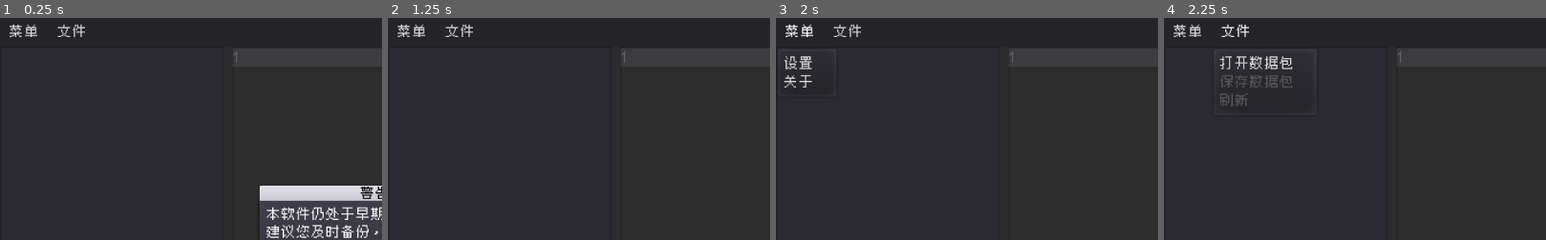
Above: before the commit, frames 1-4 (left to right).
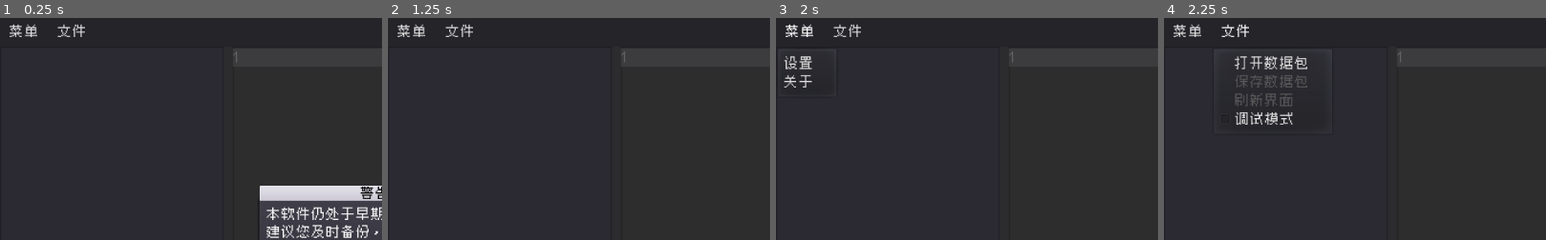
Above: after the commit, the same moments.

Repository: gufandf/MC-Command-Timeline-Editor
Game: Godot game, scene res://cte.tscn
Two runs of this game, one before a commit and one after it. Both use one fixed random seed, a clock stepped at 60 frames per second and the inputs below.
Inputs:
- Up to frame 1 (0.25 s): no input
- Up to frame 2 (1.25 s): click "OK" at 0.5 s
- Up to frame 3 (2 s): click "菜单" at 1.25 s
- Up to frame 4 (2.25 s): click "文件" at 2 s
The pictures show only the part of the screen within x 0-50%, y 0-50%; the shares and areas given below are measured in that part.

Frames 1-3 are identical in both runs. In frame 4, 2.1% of the frame differs, in the area x 14-38%, y 17-49%.

Commit message:
debugMode

Diff:
--- a/cte.tscn
+++ b/cte.tscn
@@ -53,7 +53,7 @@
 margin_right = 128.0
 custom_styles/focus = SubResource( 6 )
 text = "文件"
-items = [ "打开数据包", null, 0, false, false, 0, 0, null, "", false, "保存数据包", null, 0, false, true, 1, 0, null, "", false, "刷新", null, 0, false, true, 2, 0, null, "", false ]
+items = [ "打开数据包", null, 0, false, false, 0, 0, null, "", false, "保存数据包", null, 0, false, true, 1, 0, null, "", false, "刷新界面", null, 0, false, true, 2, 0, null, "", false, "调试模式", null, 1, false, false, 3, 0, null, "", false ]
 switch_on_hover = true
 
 [node name="MenuButtonDebug" type="MenuButton" parent="topbar"]
--- a/gd/CTE.gd
+++ b/gd/CTE.gd
@@ -18,6 +18,8 @@
 onready var addAnimButton = $workspace/HSplitContainer/list/animList/addAnim
 onready var deleAnimButton = $workspace/HSplitContainer/list/animList/deleAnim
 onready var editFrameTick = $workspace/HSplitContainer/list/frameList/frameTick
+
+var debugMode = false
 
 var root = ""
 var FuncRoot = ""
@@ -66,7 +68,6 @@
 		$settings.popup()
 	if id == 1:
 		$about.popup()
-
 # file
 func _file_id_pressed(id):
 	if id == 0:
@@ -78,13 +79,9 @@
 		if root != "":
 			allAnimData = {}
 			loadData(root+"/pack.mcmeta")
-
-## 设置
-#func _on_settings_pressed():
-#	$settings.popup()
-## 关于
-#func _on_about_pressed():
-#	$about.popup()
+	if id == 3:
+		$topbar/MenuButtonFile.get_popup().toggle_item_checked(3)
+		debugMode = $topbar/MenuButtonFile.get_popup().is_item_checked(3)
 
 # debug
 func _debug_pressed(id):
@@ -176,6 +173,7 @@
 		print("发现动画:",animName)
 		print("\t动画原点:",animPos)
 		var file = readFile(framesRoot+"/"+animName+"/_play_frames.mcfunction")
+		#从play-frames中找到所有帧文件的路径
 		for codeLine in file.split("\n",false):
 			var frameName = codeLine.split("/",false)[-1]
 			var tick = tickRegex.search(codeLine).get_string().split("=")[1]
@@ -183,11 +181,15 @@
 				var frameData = readFile(framesRoot+"/"+animName+"/"+frameName+".mcfunction")
 				allAnimData[animName]["frames"][frameName] = {}
 				allAnimData[animName]["frames"][frameName]["tick"] = int(tick)
+				print(frameData.split("\n",false))
+				if "[调试][CTE]" in frameData:
+					print(frameData.split("\n",false).remove(-1))
+					frameData = PoolStringArray(frameData.split("\n").remove(-1))
 				allAnimData[animName]["frames"][frameName]["command"] = frameData
 				print("\t包含帧:",frameName)
 	loadAnimList()
 
-
+#保存数据包
 func saveData():
 	var lastFrameTime
 	var playRoot = FuncRoot+"/_play"
@@ -212,7 +214,10 @@
 			if lastFrameTime < allAnimData[animName]["frames"][frameName]["tick"]:
 				lastFrameTime = allAnimData[animName]["frames"][frameName]["tick"]
 			_play_frames += 'execute if entity @s[scores={animFrames=%s}] run function cte:frames/%s/%s\n' % [allAnimData[animName]["frames"][frameName]["tick"],animName,frameName]
-			writeFile(framesRoot+"/"+animName+"/"+frameName+".mcfunction",allAnimData[animName]["frames"][frameName]["command"])
+			var frameCommand = allAnimData[animName]["frames"][frameName]["command"]
+			if debugMode == true:
+				frameCommand += '\ntellraw @a [{"text":"[调试][CTE]正在播放动画 '+animName+' 中的帧 '+frameName+'","color":"yellow"}]'
+			writeFile(framesRoot+"/"+animName+"/"+frameName+".mcfunction",frameCommand)
 		_play_frames += 'execute if entity @s[scores={animFrames=%s}] run kill @s' % lastFrameTime
 		writeFile(framesRoot+"/"+animName+"/_play_frames.mcfunction",_play_frames)
 	writeFile(FuncRoot+"/"+"tick.mcfunction",tickmc)
